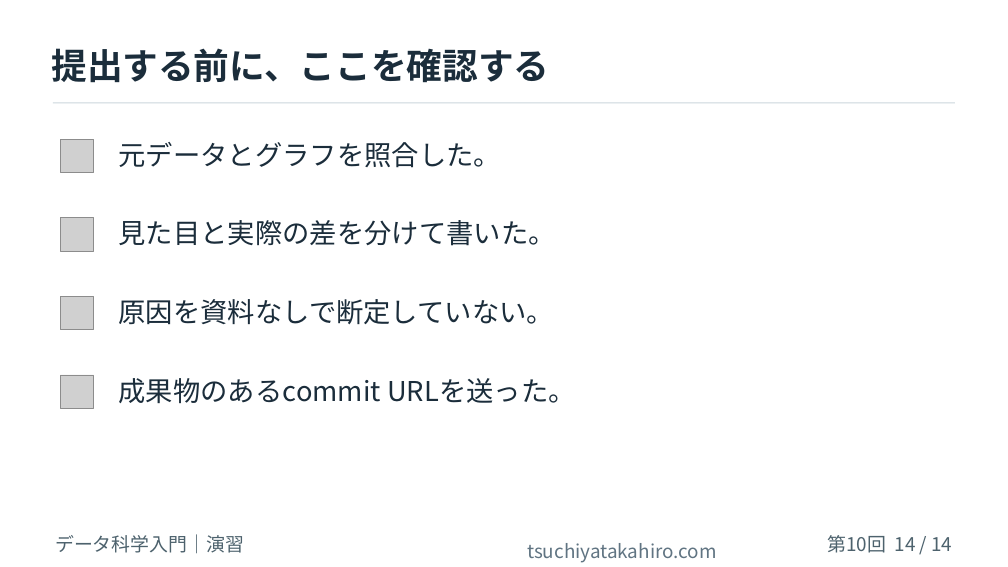
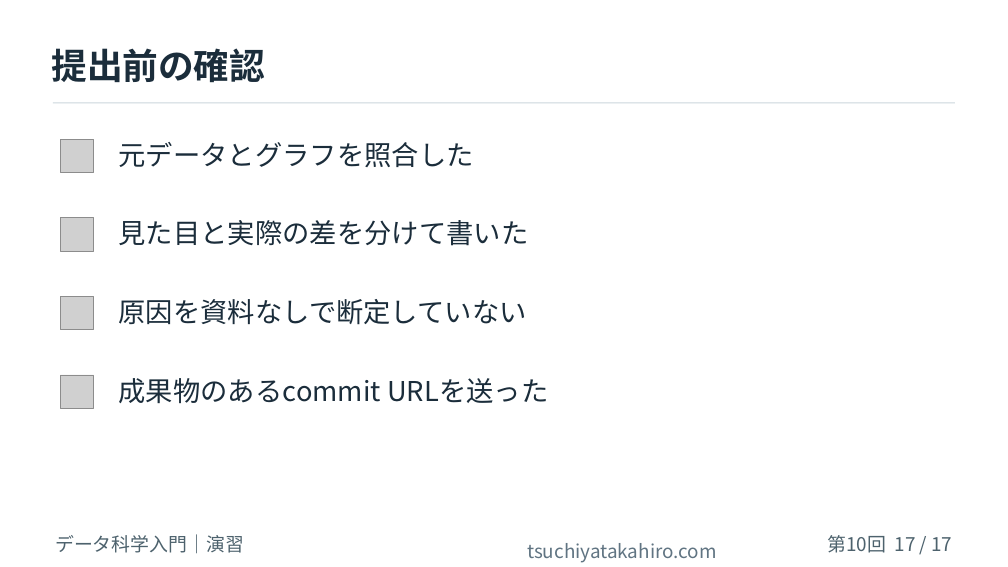
Before and after one commit to tsuchiyatakahirolab/ai-data-literacy, a slide deck: slide 17 of slides/Week10_Read_Charts.pptx (slide 14 before the commit). Drawn at 1008x567 pixels with LibreOffice and Linux fonts; fonts in the diff are those of the drawing; grey boxes stand for pictures; background and template pictures are left out. Boxes give left, top, right and bottom in pixels: in the first picture for what was removed or moved away, otherwise in the second. Text is boxed around its words. In the diff, an @@ line names an element or a change of style, - is before the commit and + after.

```diff
--- a/slides/Week10_Read_Charts.pptx
+++ b/slides/Week10_Read_Charts.pptx
@@ text at [51,48,265,83]: text changed @@
-提出する前に、ここを確認する
+提出前の確認
@@ text at [119,142,474,167]: text changed @@
-元データとグラフを照合した。
+元データとグラフを照合した
@@ text at [119,220,529,246]: text changed @@
-見た目と実際の差を分けて書いた。
+見た目と実際の差を分けて書いた
@@ text at [119,299,527,325]: text changed @@
-原因を資料なしで断定していない。
+原因を資料なしで断定していない
@@ text at [119,378,548,403]: text changed @@
-成果物のあるcommit URLを送った。
+成果物のあるcommit URLを送った
@@ text at [827,535,953,553]: text changed @@
-第10回 14 / 14
+第10回 17 / 17
```
Also in this commit, not shown: 12 other slides changed, 4 slides added, 1 slide removed, 37 other files.
